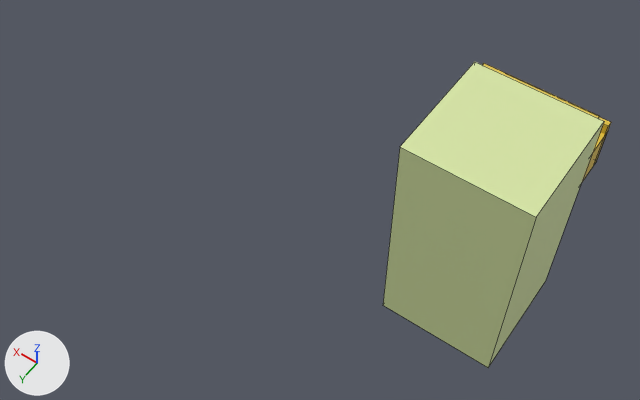
One commit to the Blender file Resources/Models/bix/filing-cabinet.blend: the scene before it, then after it.
Before and after are seen from a camera (50 mm lens) standing at (-2.67, 7.95, 12.81) and looking at (2.87, 0.19, 0.62). Lighting does not change. The marker at lower left points along +X, +Y and +Z. Mesh edges are drawn as thin lines.
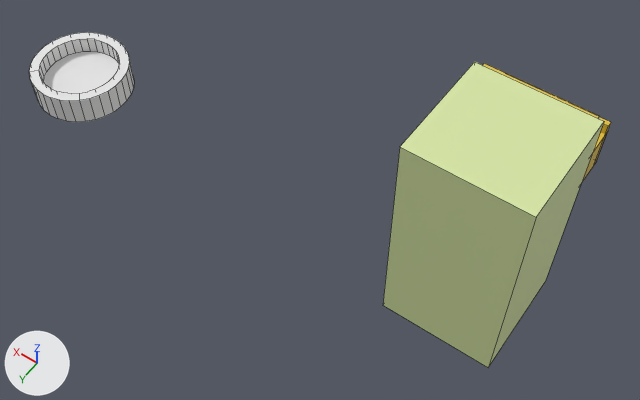
The newer file is also turned or shifted as a whole; pictures and numbers use the older file's frame.

The change, as a list of edits to the scene's bpy script:
```text
Add me_cylinder:
    me_cylinder.from_pydata(...)  # 128 vertices, 68 faces; spans x -1.0..1.0, y -1.0..1.0, z -0.3..0.3
Add ob_ashtray:
    ob_ashtray = bpy.data.objects.new('Ashtray', me_cylinder)
    ob_ashtray.location = (9.0, 0.0, 0.0)
```

Location of each change, [x1, y1, x2, y2] in pixels of the pictures (640 x 400 px):
'Ashtray', added
    after: [29, 32, 134, 122]
